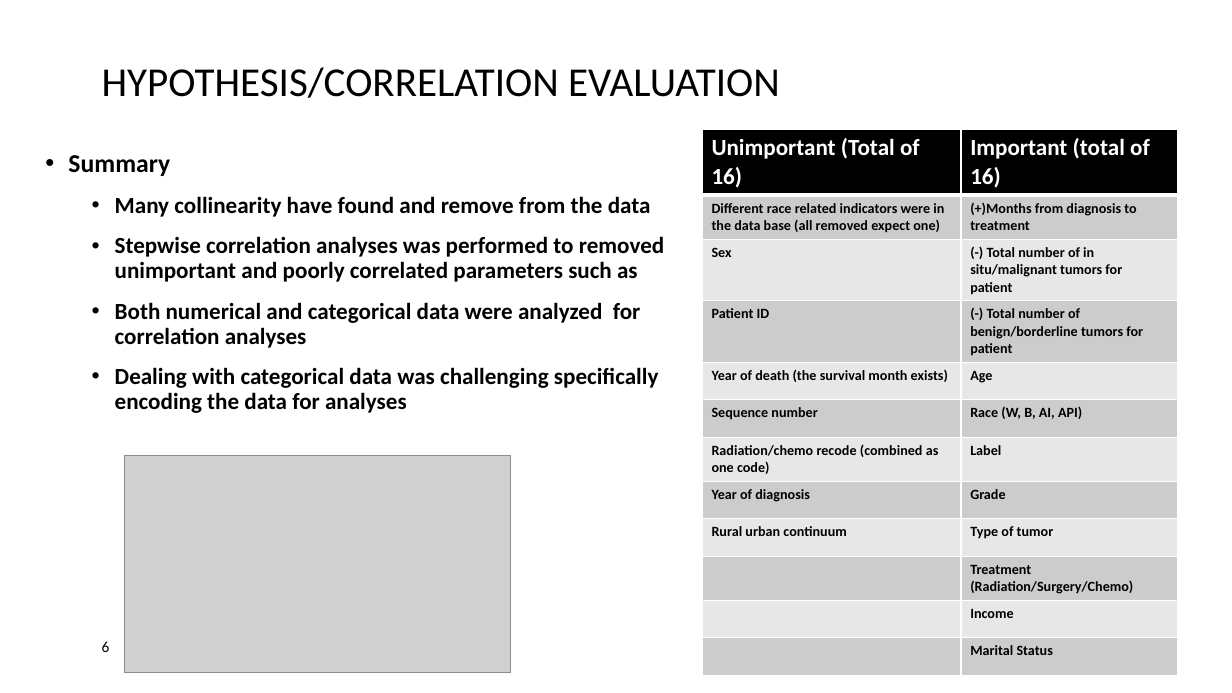
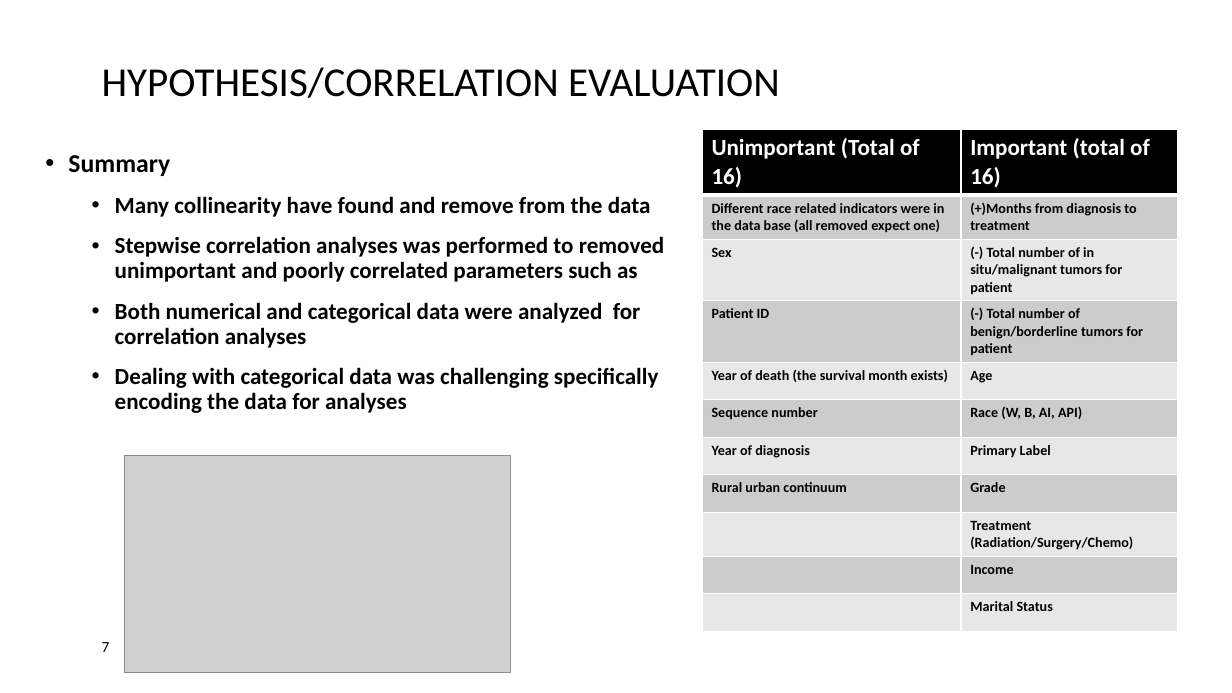
Before and after one commit to koohpi/DATA606_Fianl_Project, a slide deck: slide 7 of Survival Rate prediction in Breast Cancer-Koohyar-V02.pptx (slide 6 before the commit). Drawn at 1232x693 pixels with LibreOffice and Linux fonts; fonts in the diff are those of the drawing; grey boxes stand for pictures; background and template pictures are left out. Boxes give left, top, right and bottom in pixels: in the first picture for what was removed or moved away, otherwise in the second. Text is boxed around its words. In the diff, an @@ line names an element or a change of style, - is before the commit and + after.

Commit message:
Updated code and slides

```diff
--- a/Survival Rate prediction in Breast Cancer-Koohyar-V02.pptx
+++ b/Survival Rate prediction in Breast Cancer-Koohyar-V02.pptx
@@ table at (702, 129, 1177, 648) @@
-row 7: Radiation/chemo recode (combined as one code) | Label
-row 8: Year of diagnosis | Grade
-row 9: Rural urban continuum | Type of tumor
+row 7: Year of diagnosis | Primary Label
+row 8: Rural urban continuum | Grade
@@ page number at (102, 642, 110, 652): text changed @@
-6
+7
```
Also in this commit, not shown: 4 other slides changed, 1 slide added, 2 other files.
